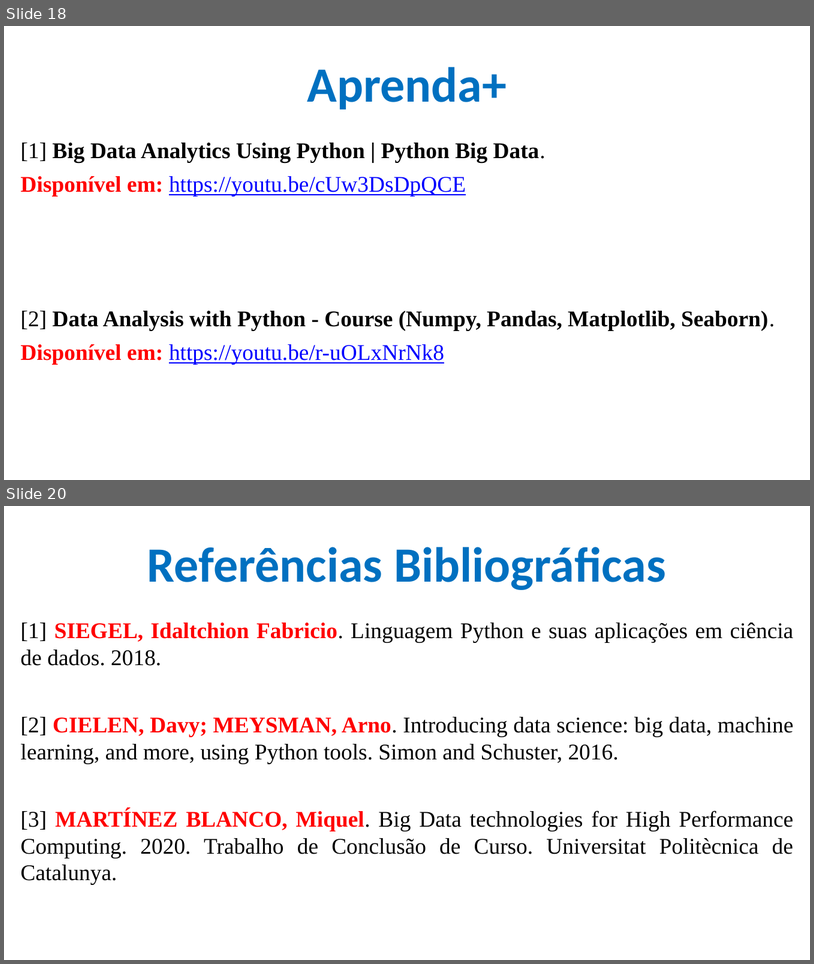
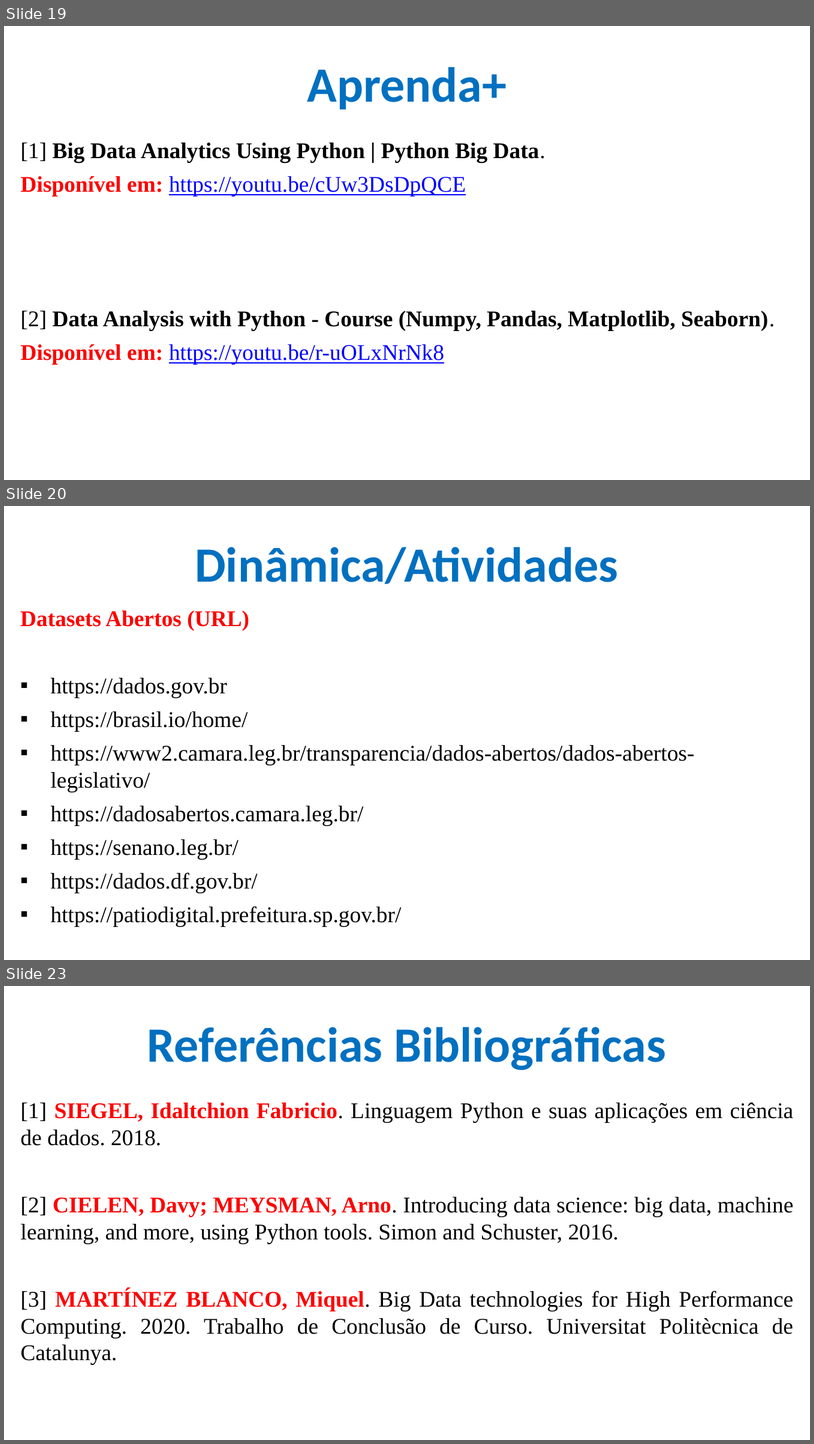
Before and after one commit to CloudEducationBrazil/WydenArea1AplicacaoCloudIndustria40Python, a slide deck: 01 Classes/Aula 10 - Aplicação Cloud Indústria 40 Python Integração Cloud Big Data Parte 1.pptx. Shown one above the other, each under a label of ours: slides 18 and 20 before the commit, slides 19, 20 and 23 after it; the slides between them are not shown. The pictures are 814x964 and 814x1444 pixels, drawn with LibreOffice and Linux fonts; fonts in the diff are those of the drawing; background and template pictures are left out. Boxes give left, top, right and bottom in pixels: in the first picture for what was removed or moved away, otherwise in the second. Text is boxed around its words. In the diff, an @@ line names an element or a change of style, - is before the commit and + after.

```diff
--- a/01 Classes/Aula 10 - Aplicação Cloud Indústria 40 Python Integração Cloud Big Data Parte 1.pptx
+++ b/01 Classes/Aula 10 - Aplicação Cloud Indústria 40 Python Integração Cloud Big Data Parte 1.pptx
@@ slide 20 added at (x1=4, y1=506, x2=810, y2=960), background picture (left out) @@
@@ title added at (x1=195, y1=547, x2=618, y2=584), 44 pt, text #0070C0, bold @@
+Dinâmica/Atividades
@@ text added at (x1=20, y1=610, x2=695, y2=926), 20 pt, text #000000 @@
+Datasets Abertos (URL)
+▪ https://dados.gov.br
+▪ https://brasil.io/home/
+▪ https://www2.camara.leg.br/transparencia/dados-abertos/dados-abertos-legislativo/
+▪ https://dadosabertos.camara.leg.br/
+▪ https://senano.leg.br/
+▪ https://dados.df.gov.br/
+▪ https://patiodigital.prefeitura.sp.gov.br/
@@ what was slide 18 is now slide 19 @@
@@ what was slide 20 is now slide 23 @@
```
Also in this commit, not shown: 3 other slides added, 1 slide removed, 1 other file.
